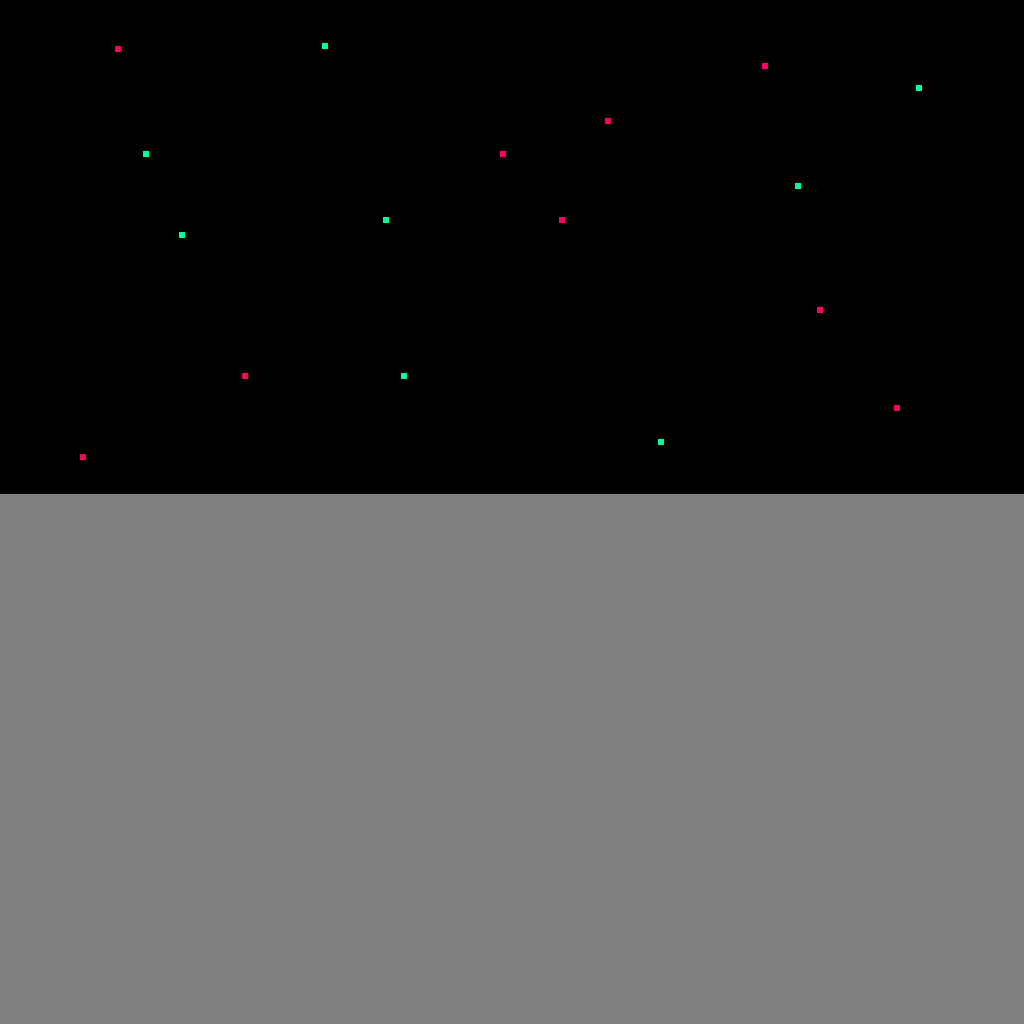
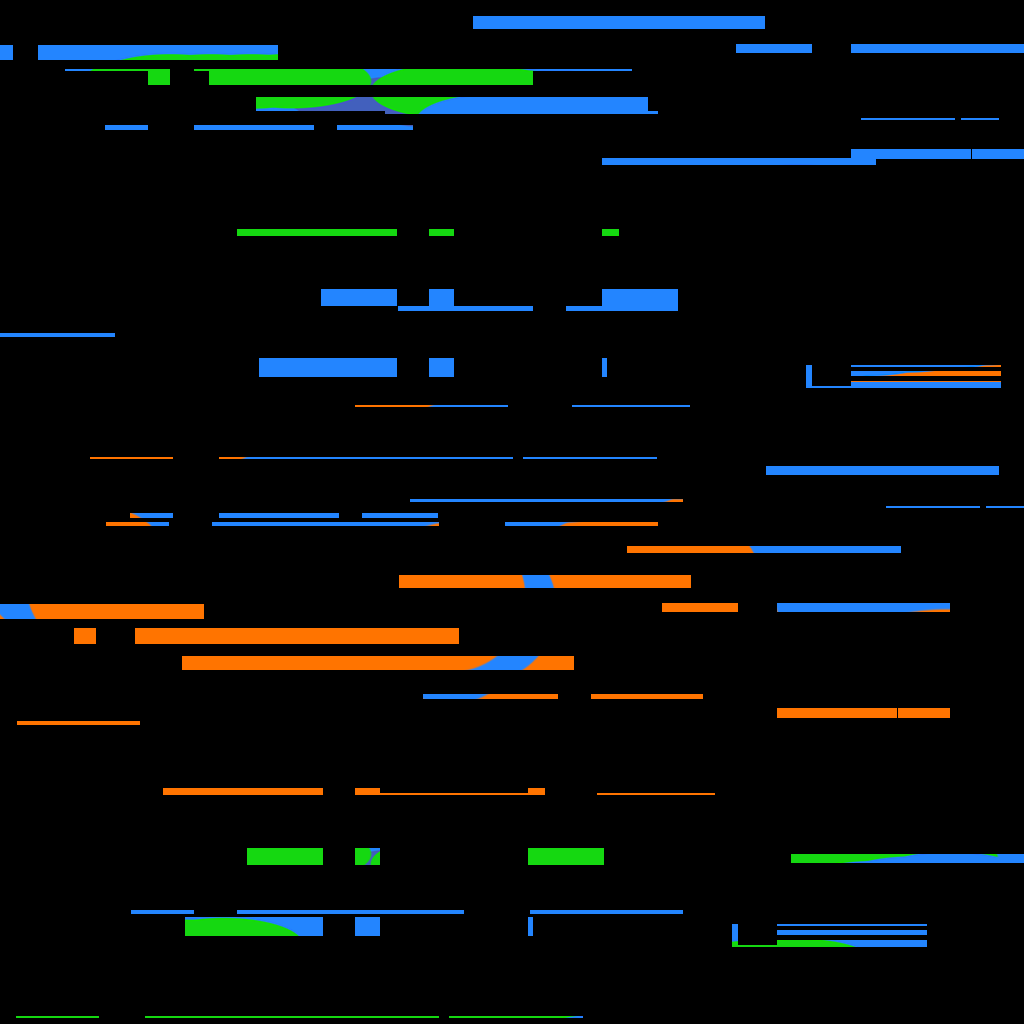
Comparing the layer stacks of the two 1024 × 1024 images. Changes:
removed layer "Layer 2 copy 7" (1st of 4) over (762, 63, 768, 69)
removed layer "Layer 2 copy 7" (2nd of 4) over (322, 43, 328, 49)
removed layer "Layer 2 copy 7" (3rd of 4) over (115, 46, 121, 52)
added group "Group 1" with 3 layers above "Layer 2" over (0, 16, 1024, 1024)
renamed "Layer 2 copy 7" to "Layer 1 copy 2", moved it into group "Group 1", painted on it over (0, 805, 1024, 1024)
renamed "Layer 2 copy 6" to "Layer 1 copy", moved it into group "Group 1", painted on it over (0, 43, 1024, 382)
removed layer "Layer 2 copy 6" (3rd of 4) over (80, 454, 86, 460)
removed layer "Layer 2 copy 6" (4th of 4) over (179, 232, 185, 238)
renamed "Layer 2 copy 5" to "Layer 1", moved it into group "Group 1", painted on it over (0, 16, 1024, 1024)
removed layer "Layer 2 copy 5" (2nd of 4) over (401, 373, 407, 379)
removed layer "Layer 2 copy 5" (3rd of 4) over (817, 307, 823, 313)
removed layer "Layer 2 copy 5" (4th of 4) over (916, 85, 922, 91)
removed layer "Layer 2 copy 4" (1st of 2) over (559, 217, 565, 223)
removed layer "Layer 2 copy 4" (2nd of 2) over (658, 439, 664, 445)
removed layer "Layer 2 copy 3" (1st of 2) over (242, 373, 248, 379)
removed layer "Layer 2 copy 3" (2nd of 2) over (143, 151, 149, 157)
removed layer "Layer 2 copy 2" (1st of 2) over (894, 405, 900, 411)
removed layer "Layer 2 copy 2" (2nd of 2) over (795, 183, 801, 189)
removed layer "Layer 2 copy" over (605, 118, 611, 124)
removed layer "Layer 2" over (383, 217, 389, 223)
removed layer "Layer 1" over (0, 16, 1024, 475)
renamed "Layer 2 copy 6" to "Layer 2", painted on it over (0, 16, 1024, 1024)
painted on "Background" over (0, 16, 1024, 1024)
